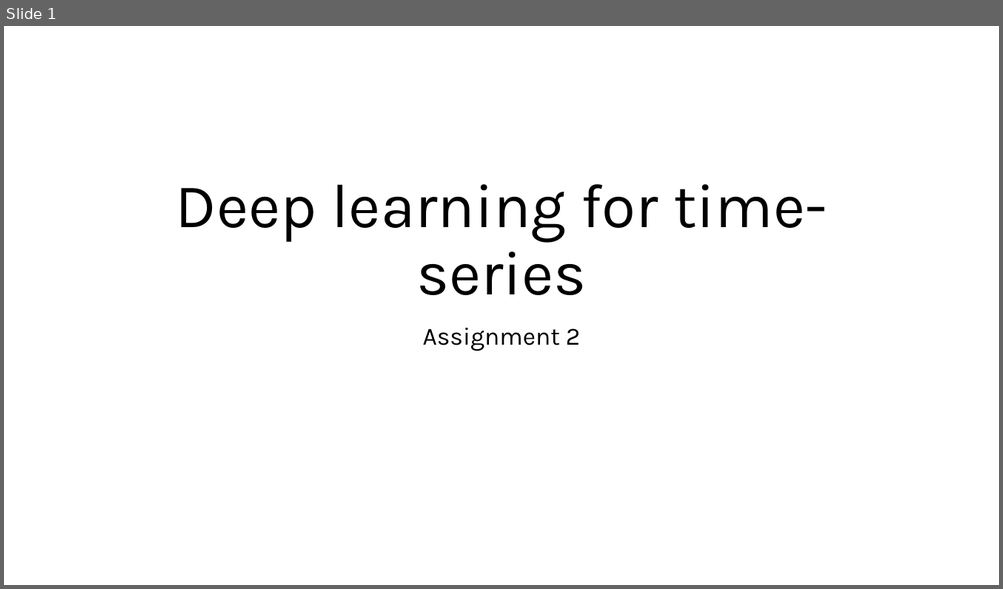
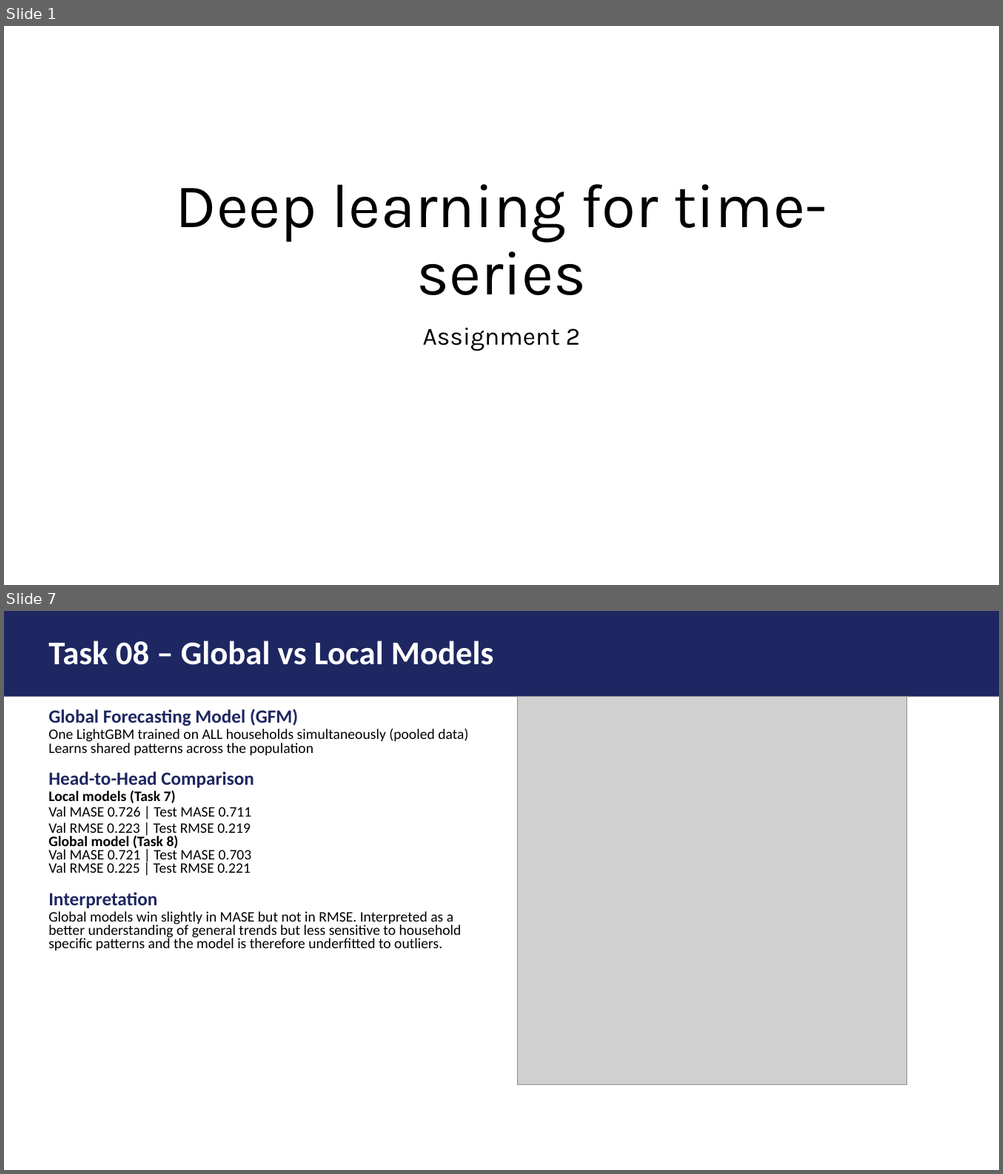
Before and after one commit to FVardi/PhD-Courses, a slide deck: Deep learning for time-series/Assignment 2/Presentation.pptx. Shown one above the other, each under a label of ours: slide 1 before the commit, slides 1 and 7 after it; the slides between them are not shown. The pictures are 1003x589 and 1003x1174 pixels, drawn with LibreOffice and Linux fonts; fonts in the diff are those of the drawing; grey boxes stand for pictures. Boxes give left, top, right and bottom in pixels: in the first picture for what was removed or moved away, otherwise in the second. Text is boxed around its words. In the diff, an @@ line names an element or a change of style, - is before the commit and + after.

```diff
--- a/Deep learning for time-series/Assignment 2/Presentation.pptx
+++ b/Deep learning for time-series/Assignment 2/Presentation.pptx
@@ slide 7 added at (x1=4, y1=611, x2=999, y2=1170), background #FFFFFF @@
@@ rectangle added at (x1=4, y1=611, x2=999, y2=697), fill #1E2761 @@
@@ title added at (x1=48, y1=641, x2=494, y2=665), 32 pt, text #FFFFFF, bold @@
+Task 08 – Global vs Local Models
@@ picture added at (x1=518, y1=697, x2=907, y2=1085) @@
@@ text added at (x1=48, y1=709, x2=468, y2=951), 14 pt, text #000000 @@
+Global Forecasting Model (GFM)
+One LightGBM trained on ALL households simultaneously (pooled data)
+Learns shared patterns across the population
+Head-to-Head Comparison
+Local models (Task 7)
+Val MASE 0.726 | Test MASE 0.711
+Val RMSE 0.223 | Test RMSE 0.219
+Global model (Task 8)
+Val MASE 0.721 | Test MASE 0.703
+Val RMSE 0.225 | Test RMSE 0.221
+Interpretation
+Global models win slightly in MASE but not in RMSE. Interpreted as a better understanding of general trends but less sensitive to household specific patterns and the model is therefore underfitted to outliers.
```
Also in this commit, not shown: 2 slides changed, 6 other slides added, 5 slides removed, 15 other files.
